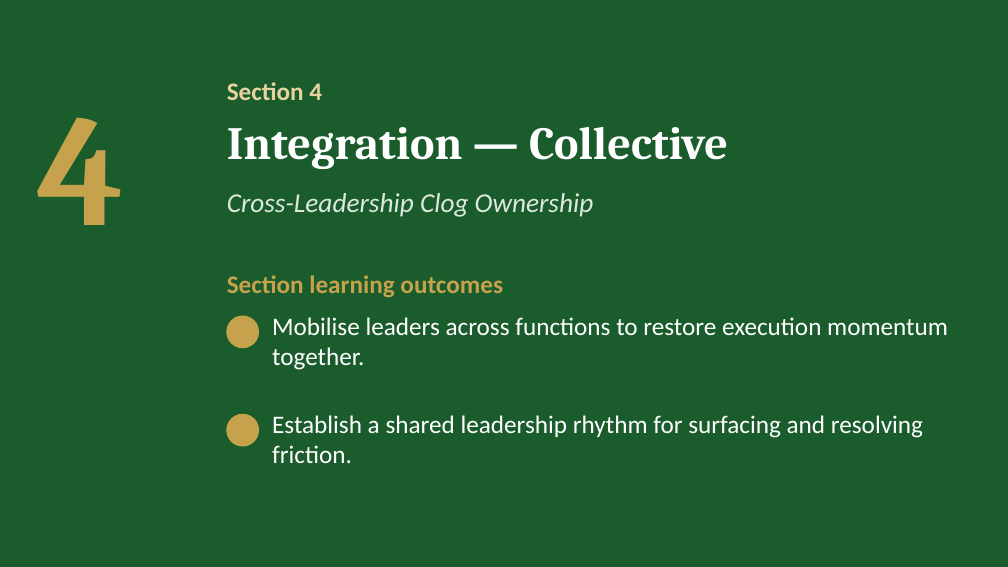
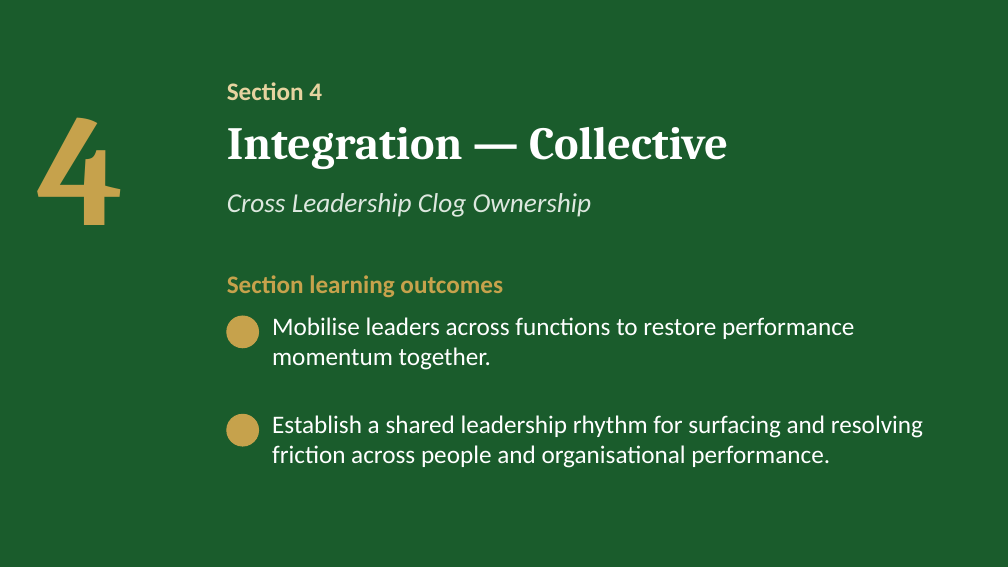
Before and after one commit to IBSL26/ibsl-platform, a slide deck: slide 17 of Unit decks/Unit 09 - Strategic Unclogging.pptx (slide 15 before the commit). Drawn at 1008x567 pixels with LibreOffice and Linux fonts; fonts in the diff are those of the drawing; background and template pictures are left out. Boxes give left, top, right and bottom in pixels: in the first picture for what was removed or moved away, otherwise in the second. Text is boxed around its words. In the diff, an @@ line names an element or a change of style, - is before the commit and + after.

```diff
--- a/Unit decks/Unit 09 - Strategic Unclogging.pptx
+++ b/Unit decks/Unit 09 - Strategic Unclogging.pptx
@@ text at [227, 193, 592, 217]: text changed @@
-Cross-Leadership Clog Ownership
+Cross Leadership Clog Ownership
@@ text at [272, 317, 854, 370]: text changed @@
-Mobilise leaders across functions to restore execution momentum together.
+Mobilise leaders across functions to restore performance momentum together.
@@ text at [272, 415, 923, 468]: text changed @@
-Establish a shared leadership rhythm for surfacing and resolving friction.
+Establish a shared leadership rhythm for surfacing and resolving friction across people and organisational performance.
```
Also in this commit, not shown: 11 other slides changed, 10 slides added, 4 slides removed, 29 other files.
